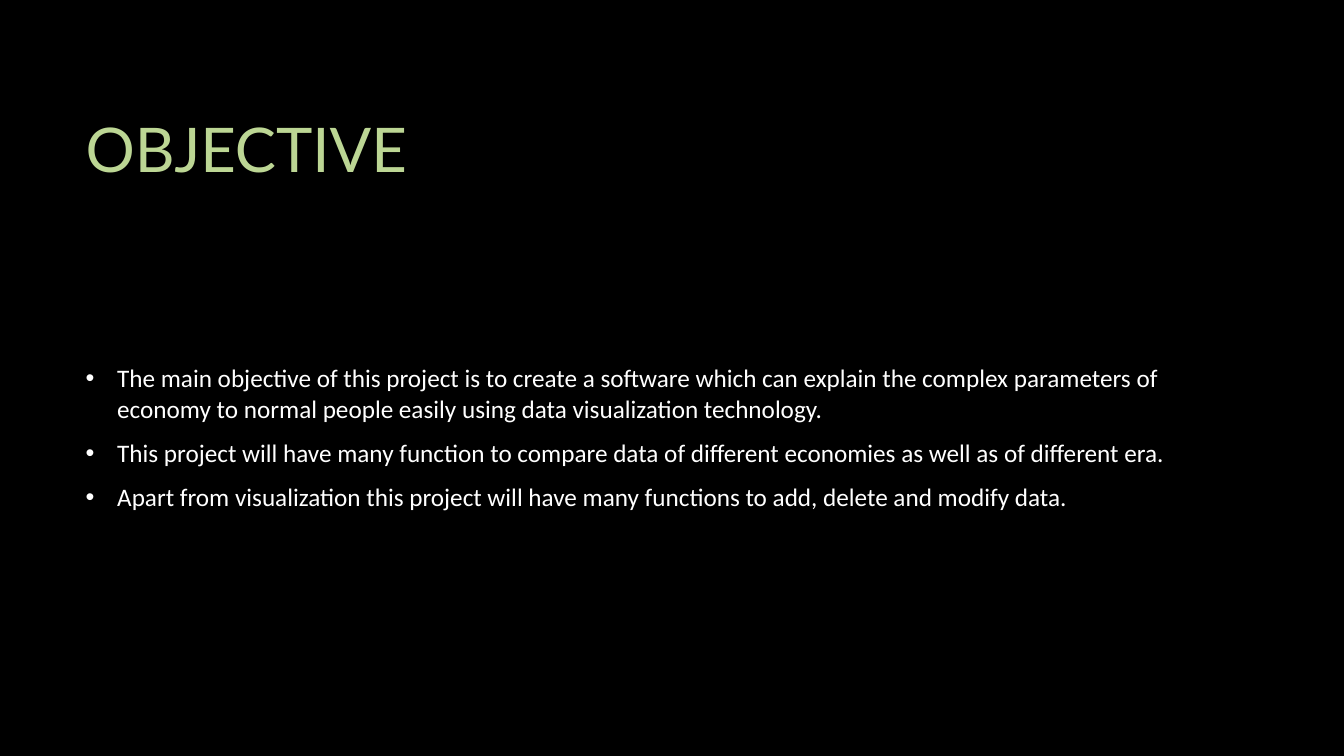
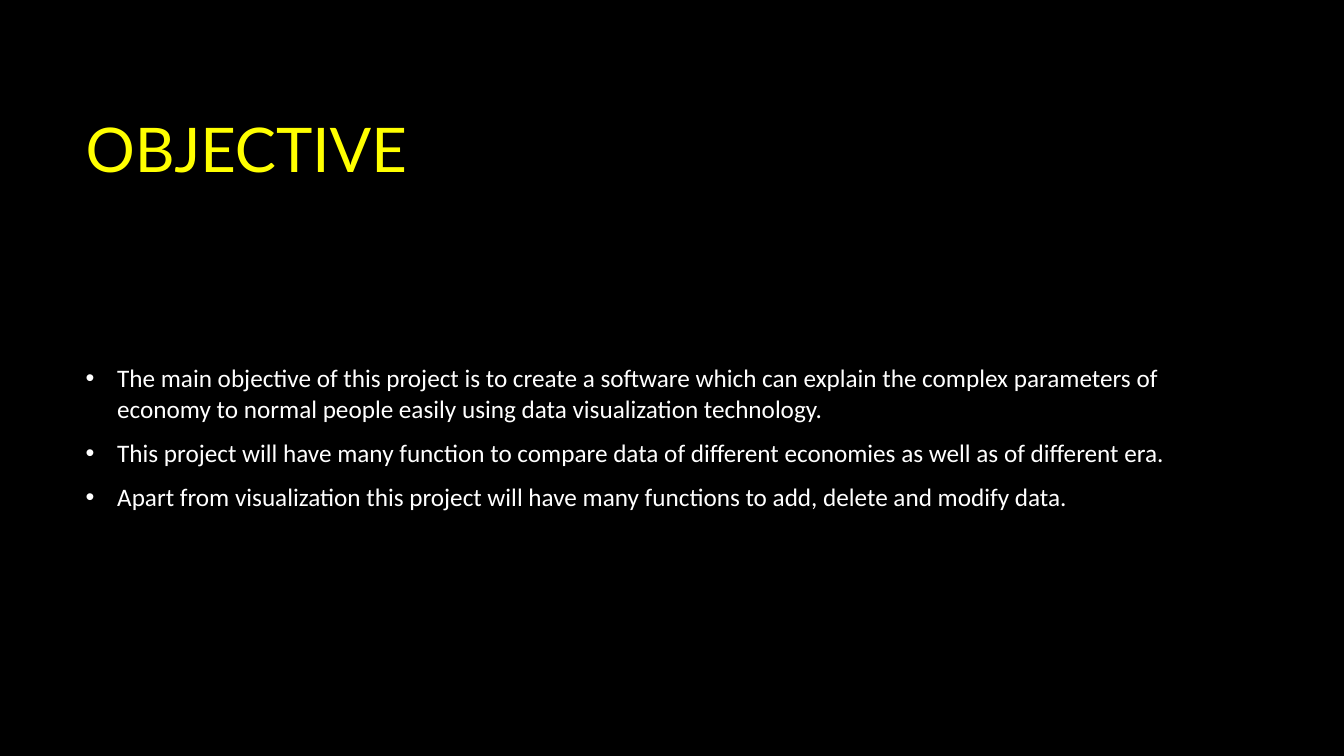
Before and after one commit to AvatarAarav/Economy_Data_Visualization, a slide deck: slide 2 of Economy_Data_Visualizaton_Presentation.pptx. Drawn at 1344x756 pixels with LibreOffice and Linux fonts; fonts in the diff are those of the drawing; background and template pictures are left out. Boxes give left, top, right and bottom in pixels: in the first picture for what was removed or moved away, otherwise in the second. Text is boxed around its words. In the diff, an @@ line names an element or a change of style, - is before the commit and + after.

```diff
--- a/Economy_Data_Visualizaton_Presentation.pptx
+++ b/Economy_Data_Visualizaton_Presentation.pptx
@@ title "OBJECTIVE" at [86, 127, 407, 173]: text colour #BCD694 to #FFFF00 @@
```
Also in this commit, not shown: 3 other slides changed.
